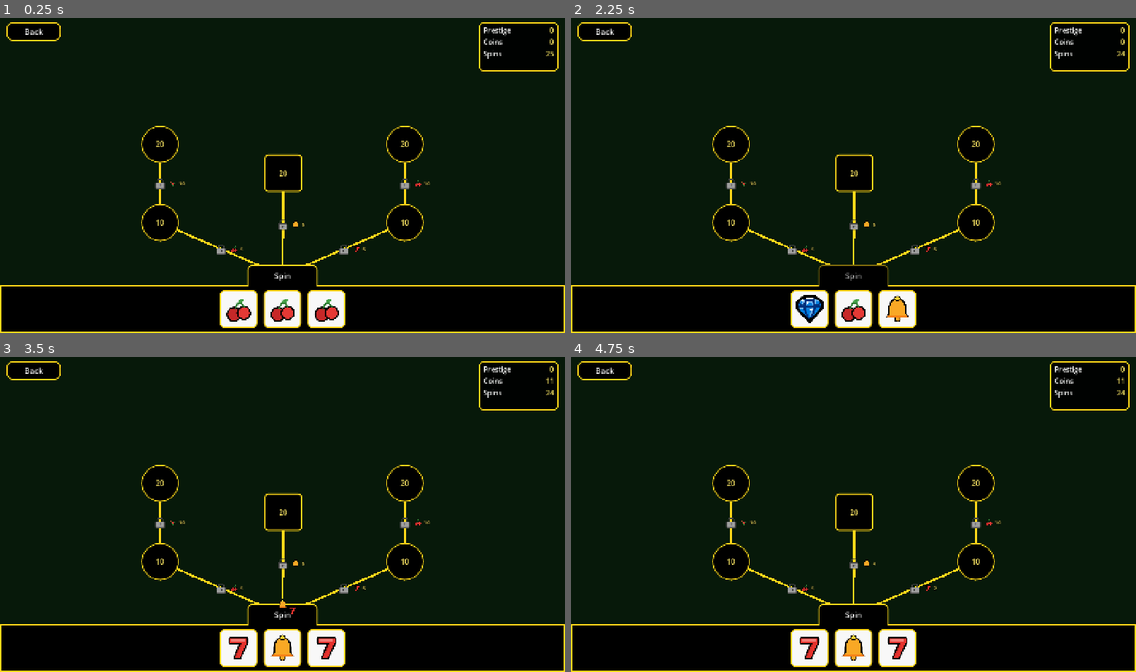
Above: before the commit, frames 1-4 (two rows, left to right).
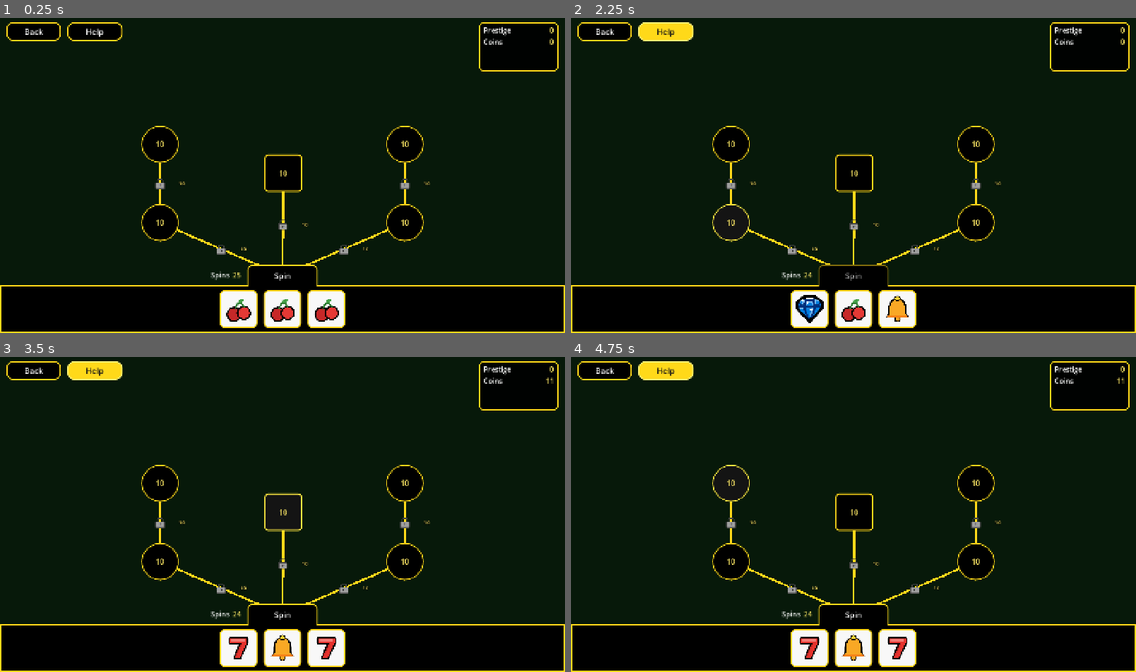
Above: after the commit, the same moments.

Repository: SorenKronborg/CasinoSlots
Game: Godot game, scene res://features/levels/level_1/level_01.tscn
Same seed, same stepped clock (60 frames per second), same inputs: the game is played once before the commit and once after it. This scene is started directly instead of the project's main scene.
Inputs (mouse positions are in pixels of both pictures, inside the frame that each line leads up to):
- Up to frame 1 (0.25 s): no input
- Up to frame 2 (2.25 s): click (667, 30) at 0.5 s, where only the run after the commit has a clickable "Help"; click "Spin" at 1.25 s; click (729, 222) at 2 s, where only the run after the commit has a clickable "10"
- Up to frame 3 (3.5 s): click (282, 511) at 2.75 s, where only the run after the commit has a clickable "10"
- Up to frame 4 (4.75 s): click (977, 561) at 3.5 s, where only the run after the commit has a clickable "10"; click (729, 483) at 4.25 s, where only the run after the commit has a clickable "10"

The runs differ from the first frame. In frame 1, 0.8% of the frame differs, in the area x 11-98%, y 1-84%; in frame 2, 0.9%; in frame 3, 0.9%; in frame 4, 0.9%.
Error after the commit: Parse Error: Identifier "CounterPulse" not declared in the current scope. (res://features/graph/level_graph_lock.gd:43)

Commit message:
added multiple new features

Diff:
--- a/features/graph/level_graph.gd
+++ b/features/graph/level_graph.gd
@@ -4,7 +4,7 @@
 const TOKEN_SCENE := preload("res://features/graph/resource_token.tscn")
 
 signal node_clicked(node_id: String)
-signal prestige_earned(amount: int)
+signal prestige_earned(amount: int, from_global_position: Vector2)
 
 @export var token_size := 28.0
 @export var token_speed := 275.0
@@ -34,17 +34,28 @@
 	_refresh_links.call_deferred()
 
 
+func notes() -> Array[LevelNote]:
+	return _note_order
+
+
 func set_resource_icons(icons: Dictionary) -> void:
 	_resource_icons = icons
 	for link in _links:
 		link.set_resource_icons(icons)
 
 
-func deposit_into(node_id: String, available_coins: int) -> Vector2i:
+func deposit_into(node_id: String, available_coins: int) -> int:
 	if not _notes_by_id.has(node_id):
-		return Vector2i.ZERO
+		return 0
 	var note := _notes_by_id[node_id] as LevelNote
-	return note.deposit(available_coins)
+	var spent_and_earned := note.deposit(available_coins)
+	if spent_and_earned.y > 0:
+		prestige_earned.emit(spent_and_earned.y, _note_center_global(note))
+	return spent_and_earned.x
+
+
+func _note_center_global(note: LevelNote) -> Vector2:
+	return note.get_global_rect().get_center()
 
 
 func apply_resources(gained: Dictionary) -> void:
@@ -172,7 +183,7 @@
 	if note != null:
 		var fed: Vector2i = note.feed_leftover(1)
 		if fed.y > 0:
-			prestige_earned.emit(fed.y)
+			prestige_earned.emit(fed.y, _note_center_global(note))
 	_refresh_node_access()
 
 
--- a/features/graph/level_graph_lock.gd
+++ b/features/graph/level_graph_lock.gd
@@ -5,6 +5,8 @@
 @export var unlock_cost: int = 10
 
 var collected: int = 0
+
+var _displayed_remaining := -1
 
 
 func _ready() -> void:
@@ -32,4 +34,10 @@
 
 func _refresh_requirement() -> void:
 	visible = is_locked()
-	%Amount.text = str(maxi(unlock_cost - collected, 0))
+	var remaining := maxi(unlock_cost - collected, 0)
+	var decreased := _displayed_remaining >= 0 and remaining < _displayed_remaining
+	_displayed_remaining = remaining
+	var amount_label := %Amount as Label
+	amount_label.text = str(remaining)
+	if decreased:
+		CounterPulse.play(amount_label)
--- a/features/levels/base_level.gd
+++ b/features/levels/base_level.gd
@@ -2,7 +2,12 @@
 extends Control
 
 const STARTING_SPINS := 25
+const HEART_SPEED_SCALE := 1.5
+const HEART_SIZE := 24.0
+const HEART_SPACING := 34.0
 
+@export var heart_scene: PackedScene
+@export var heart_icon: Texture2D
 @export_file("*.tscn") var idle_game_scene_path: String
 
 var level_prestige := 0
@@ -10,17 +15,25 @@
 var spins_remaining := STARTING_SPINS
 
 var _winnings := Winnings.new()
+var _prestige_in_flight := 0
+var _help_on := false
+var _hovered_note: LevelNote
 
 
 func _ready() -> void:
 	spins_remaining = STARTING_SPINS + GameState.extra_spin_bonus()
 	%Back.text = tr("Back")
+	%Help.text = tr("Help")
 	var graph := %LevelGraph as LevelGraph
 	graph.set_resource_icons(%SlotMachine.symbol_icon_map())
 	graph.node_clicked.connect(_on_node_clicked)
 	graph.prestige_earned.connect(_on_prestige_earned)
 	%SlotMachine.spin_started.connect(_on_spin_started)
 	%SlotMachine.spin_finished.connect(_on_spin_finished)
+	for note in graph.notes():
+		note.mouse_entered.connect(_on_note_help_entered.bind(note))
+		note.mouse_exited.connect(_on_note_help_exited.bind(note))
+	_hide_help_tooltip()
 	_refresh_hud()
 	%SlotMachine.set_can_spin(spins_remaining > 0)
 
@@ -38,9 +51,7 @@
 
 func _on_node_clicked(node_id: String) -> void:
 	var graph := %LevelGraph as LevelGraph
-	var result: Vector2i = graph.deposit_into(node_id, level_coins)
-	level_coins -= result.x
-	level_prestige += GameState.grant_prestige(result.y)
+	level_coins -= graph.deposit_into(node_id, level_coins)
 	_refresh_hud()
 
 
@@ -54,16 +65,50 @@
 	%SlotMachine.set_can_spin(spins_remaining > 0)
 
 
-func _on_prestige_earned(amount: int) -> void:
-	level_prestige += GameState.grant_prestige(amount)
+func _on_prestige_earned(amount: int, from_global_position: Vector2) -> void:
+	var earned := GameState.grant_prestige(amount)
+	if earned <= 0:
+		return
+	_prestige_in_flight += earned
+	_send_hearts_to_counter(earned, from_global_position)
+
+
+func _send_hearts_to_counter(count: int, from_global_position: Vector2) -> void:
+	var flights := %PrestigeFlights as Node2D
+	var speed := (%LevelGraph as LevelGraph).token_speed * HEART_SPEED_SCALE
+	var path := PackedVector2Array([
+		_to_flight_local(from_global_position),
+		_to_flight_local(_prestige_counter_center()),
+	])
+	for index in count:
+		var heart := heart_scene.instantiate() as ResourceToken
+		flights.add_child(heart)
+		heart.arrived.connect(_on_heart_arrived, CONNECT_ONE_SHOT)
+		heart.begin(path, speed, heart_icon, HEART_SIZE, float(index) * HEART_SPACING / speed)
+
+
+func _on_heart_arrived() -> void:
+	_prestige_in_flight = maxi(_prestige_in_flight - 1, 0)
+	level_prestige += 1
 	_refresh_hud()
 
 
+func _prestige_counter_center() -> Vector2:
+	return (%PrestigeValue as Label).get_global_rect().get_center()
+
+
+func _to_flight_local(global_point: Vector2) -> Vector2:
+	var flights := %PrestigeFlights as Node2D
+	return flights.get_global_transform().affine_inverse() * global_point
+
+
 func _bank_prestige() -> void:
-	if level_prestige <= 0:
+	var total := level_prestige + _prestige_in_flight
+	if total <= 0:
 		return
-	GameState.resources["prestige"] = int(GameState.resources.get("prestige", 0)) + level_prestige
+	GameState.resources["prestige"] = int(GameState.resources.get("prestige", 0)) + total
 	level_prestige = 0
+	_prestige_in_flight = 0
 
 
 func _refresh_hud() -> void:
@@ -73,3 +118,53 @@
 	%CoinsValue.text = str(level_coins)
 	%SpinsLabel.text = tr("Spins")
 	%SpinsValue.text = str(spins_remaining)
+
+
+func _on_help_toggled(pressed: bool) -> void:
+	_help_on = pressed
+	if _help_on and _hovered_note != null:
+		_show_help_tooltip(_hovered_note)
+		return
+	_hide_help_tooltip()
+
+
+func _on_note_help_entered(note: LevelNote) -> void:
+	_hovered_note = note
+	if _help_on:
+		_show_help_tooltip(note)
+
+
+func _on_note_help_exited(note: LevelNote) -> void:
+	if _hovered_note != note:
+		return
+	_hovered_note = null
+	_hide_help_tooltip()
+
+
+func _show_help_tooltip(note: LevelNote) -> void:
+	var tooltip := %HelpTooltip as PanelContainer
+	%HelpTooltipText.text = note.help_text()
+	tooltip.reset_size()
+	tooltip.visible = true
+	_follow_mouse_with_tooltip()
+	set_process(true)
+
+
+func _hide_help_tooltip() -> void:
+	%HelpTooltip.visible = false
+	set_process(false)
+
+
+func _process(_delta: float) -> void:
+	_follow_mouse_with_tooltip()
+
+
+func _follow_mouse_with_tooltip() -> void:
+	var tooltip := %HelpTooltip as PanelContainer
+	var tooltip_size := tooltip.size
+	var mouse := get_global_mouse_position()
+	var pos := Vector2(mouse.x + 16.0, mouse.y - tooltip_size.y - 12.0)
+	if pos.y < 8.0:
+		pos.y = mouse.y + 20.0
+	pos.x = clampf(pos.x, 8.0, maxf(size.x - tooltip_size.x - 8.0, 8.0))
+	tooltip.global_position = pos
--- a/features/levels/base_level.tscn
+++ b/features/levels/base_level.tscn
@@ -1,8 +1,10 @@
-[gd_scene load_steps=9 format=3]
+[gd_scene load_steps=13 format=3]
 
 [ext_resource type="Script" path="res://features/levels/base_level.gd" id="1_base"]
 [ext_resource type="Script" path="res://features/graph/level_graph.gd" id="2_graph"]
 [ext_resource type="PackedScene" path="res://features/slot_machine/slot_machine.tscn" id="3_slot"]
+[ext_resource type="PackedScene" path="res://features/graph/resource_token.tscn" id="4_heart"]
+[ext_resource type="Texture2D" path="res://assets/icons/heart.png" id="5_heart"]
 
 [sub_resource type="StyleBoxFlat" id="StyleBoxFlat_normal"]
 bg_color = Color(0, 0, 0, 1)
@@ -71,6 +73,34 @@
 content_margin_right = 12.0
 content_margin_bottom = 8.0
 
+[sub_resource type="StyleBoxFlat" id="StyleBoxFlat_tooltip"]
+bg_color = Color(0, 0, 0, 1)
+border_width_left = 2
+border_width_top = 2
+border_width_right = 2
+border_width_bottom = 2
+border_color = Color(1, 0.85, 0.1, 1)
+content_margin_left = 12.0
+content_margin_top = 8.0
+content_margin_right = 12.0
+content_margin_bottom = 8.0
+
+[sub_resource type="StyleBoxFlat" id="StyleBoxFlat_help_on"]
+bg_color = Color(1, 0.85, 0.1, 1)
+border_width_left = 3
+border_width_top = 3
+border_width_right = 3
+border_width_bottom = 3
+border_color = Color(1, 0.95, 0.45, 1)
+corner_radius_top_left = 16
+corner_radius_top_right = 16
+corner_radius_bottom_right = 16
+corner_radius_bottom_left = 16
+content_margin_left = 24.0
+content_margin_top = 10.0
+content_margin_right = 24.0
+content_margin_bottom = 10.0
+
 [node name="BaseLevel" type="Control"]
 layout_mode = 3
 anchors_preset = 15
@@ -79,6 +109,8 @@
 grow_horizontal = 2
 grow_vertical = 2
 script = ExtResource("1_base")
+heart_scene = ExtResource("4_heart")
+heart_icon = ExtResource("5_heart")
 idle_game_scene_path = "res://features/game_idle/idle_game_scene.tscn"
 
 [node name="Background" type="ColorRect" parent="."]
@@ -147,6 +179,38 @@
 anchor_bottom = 1.0
 grow_horizontal = 2
 grow_vertical = 2
+
+[node name="SpinsBadge" type="HBoxContainer" parent="Layout/BottomField"]
+layout_mode = 1
+anchor_left = 0.5
+anchor_right = 0.5
+offset_left = -266.0
+offset_top = -48.0
+offset_right = -106.0
+offset_bottom = -4.0
+grow_horizontal = 0
+grow_vertical = 0
+mouse_filter = 2
+theme_override_constants/separation = 8
+alignment = 2
+
+[node name="SpinsLabel" type="Label" parent="Layout/BottomField/SpinsBadge"]
+unique_name_in_owner = true
+layout_mode = 2
+mouse_filter = 2
+theme_override_colors/font_color = Color(1, 1, 1, 1)
+theme_override_font_sizes/font_size = 18
+text = "Spins"
+vertical_alignment = 1
+
+[node name="SpinsValue" type="Label" parent="Layout/BottomField/SpinsBadge"]
+unique_name_in_owner = true
+layout_mode = 2
+mouse_filter = 2
+theme_override_colors/font_color = Color(1, 0.92, 0.4, 1)
+theme_override_font_sizes/font_size = 18
+text = "25"
+vertical_alignment = 1
 
 [node name="LevelHud" type="PanelContainer" parent="."]
 layout_mode = 1
@@ -156,7 +220,7 @@
 offset_left = -220
 offset_top = 16
 offset_right = -16
-offset_bottom = 142
+offset_bottom = 100
 grow_horizontal = 0
 mouse_filter = 2
 theme_override_styles/panel = SubResource("StyleBoxFlat_info")
@@ -205,25 +269,24 @@
 text = "0"
 horizontal_alignment = 2
 
-[node name="SpinsRow" type="HBoxContainer" parent="LevelHud/Rows"]
-layout_mode = 2
-theme_override_constants/separation = 8
-
-[node name="SpinsLabel" type="Label" parent="LevelHud/Rows/SpinsRow"]
-unique_name_in_owner = true
-layout_mode = 2
-size_flags_horizontal = 3
-theme_override_colors/font_color = Color(1, 1, 1, 1)
-theme_override_font_sizes/font_size = 18
-text = "Spins"
-
-[node name="SpinsValue" type="Label" parent="LevelHud/Rows/SpinsRow"]
-unique_name_in_owner = true
-layout_mode = 2
+[node name="PrestigeFlights" type="Node2D" parent="."]
+unique_name_in_owner = true
+z_index = 40
+
+[node name="HelpTooltip" type="PanelContainer" parent="."]
+unique_name_in_owner = true
+visible = false
+z_index = 50
+mouse_filter = 2
+theme_override_styles/panel = SubResource("StyleBoxFlat_tooltip")
+
+[node name="HelpTooltipText" type="Label" parent="HelpTooltip"]
+unique_name_in_owner = true
+layout_mode = 2
+mouse_filter = 2
 theme_override_colors/font_color = Color(1, 0.92, 0.4, 1)
-theme_override_font_sizes/font_size = 18
-text = "25"
-horizontal_alignment = 2
+theme_override_font_sizes/font_size = 14
+text = ""
 
 [node name="Back" type="Button" parent="."]
 unique_name_in_owner = true
@@ -236,4 +299,21 @@
 theme = SubResource("Theme_buttons")
 text = "Back"
 
+[node name="Help" type="Button" parent="."]
+unique_name_in_owner = true
+custom_minimum_size = Vector2(140, 48)
+layout_mode = 1
+offset_left = 172.0
+offset_top = 16.0
+offset_right = 312.0
+offset_bottom = 64.0
+theme = SubResource("Theme_buttons")
+toggle_mode = true
+theme_override_colors/font_pressed_color = Color(0.08, 0.08, 0.08, 1)
+theme_override_colors/font_hover_pressed_color = Color(0.08, 0.08, 0.08, 1)
+theme_override_styles/pressed = SubResource("StyleBoxFlat_help_on")
+theme_override_styles/hover_pressed = SubResource("StyleBoxFlat_help_on")
+text = "Help"
+
 [connection signal="pressed" from="Back" to="." method="_on_back_pressed"]
+[connection signal="toggled" from="Help" to="." method="_on_help_toggled"]
--- a/features/notes/coin_note/coin_note.gd
+++ b/features/notes/coin_note/coin_note.gd
@@ -6,11 +6,16 @@
 
 var collected: int = 0
 var _prestige_awarded := false
+var _displayed_remaining := -1
 
 
 func _ready() -> void:
 	text = ""
 	_refresh_deposit()
+
+
+func help_text() -> String:
+	return tr("Coin Note Help") % [coin_capacity, prestige_reward]
 
 
 func is_full() -> bool:
@@ -31,4 +36,10 @@
 
 
 func _refresh_deposit() -> void:
-	%DepositAmount.text = str(maxi(coin_capacity - collected, 0))
+	var remaining := maxi(coin_capacity - collected, 0)
+	var decreased := _displayed_remaining >= 0 and remaining < _displayed_remaining
+	_displayed_remaining = remaining
+	var amount_label := %DepositAmount as Label
+	amount_label.text = str(remaining)
+	if decreased:
+		CounterPulse.play(amount_label)
--- a/features/notes/level_note.gd
+++ b/features/notes/level_note.gd
@@ -34,3 +34,7 @@
 
 func feed_leftover(_amount: int) -> Vector2i:
 	return Vector2i.ZERO
+
+
+func help_text() -> String:
+	return tr("Note Help")
--- a/features/notes/silo_note/silo_note.gd
+++ b/features/notes/silo_note/silo_note.gd
@@ -6,6 +6,7 @@
 
 var collected: int = 0
 var _prestige_awarded := false
+var _displayed_remaining := -1
 
 
 func _ready() -> void:
@@ -15,6 +16,10 @@
 
 func is_full() -> bool:
 	return resource_capacity > 0 and collected >= resource_capacity
+
+
+func help_text() -> String:
+	return tr("Silo Note Help") % [resource_capacity, prestige_reward]
 
 
 func remaining_capacity() -> int:
@@ -36,4 +41,10 @@
 
 
 func _refresh_amount() -> void:
-	%DepositAmount.text = str(maxi(resource_capacity - collected, 0))
+	var remaining := maxi(resource_capacity - collected, 0)
+	var decreased := _displayed_remaining >= 0 and remaining < _displayed_remaining
+	_displayed_remaining = remaining
+	var amount_label := %DepositAmount as Label
+	amount_label.text = str(remaining)
+	if decreased:
+		CounterPulse.play(amount_label)
--- a/localization/strings.csv
+++ b/localization/strings.csv
@@ -23,3 +23,7 @@
 Diamond,Diamond,Diamant,Diamant
 Spins,Spins,Tours,Drehungen
 Spin,Spin,Tourner,Drehen
+Help,Help,Aide,Hilfe
+Note Help,Graph note.,Note du graphe.,Graph-Note.
+Coin Note Help,Click to add 1 coin. %d coins pays %d prestige.,Cliquez pour 1 pièce. %d pièces donnent %d prestige.,Klick fügt 1 Münze hinzu. %d Münzen geben %d Prestige.
+Silo Note Help,Eats leftover resources. %d fills it for %d prestige.,Absorbe les restes. %d le remplit pour %d prestige.,Nimmt Restressourcen. %d füllen es für %d Prestige.
Binary file changed: localization/strings.de.translation
Binary file changed: localization/strings.en.translation
Binary file changed: localization/strings.fr.translation
